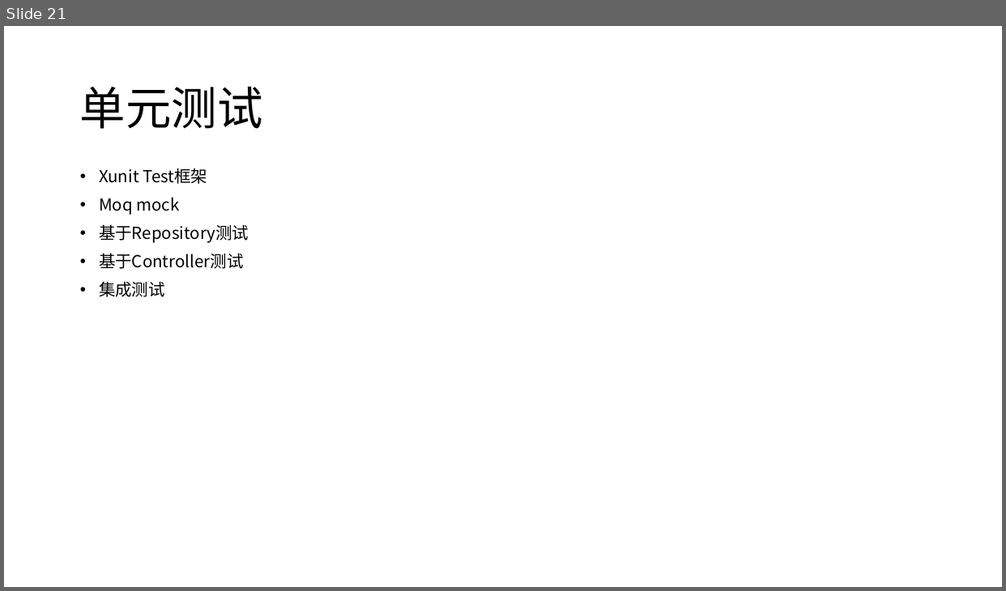
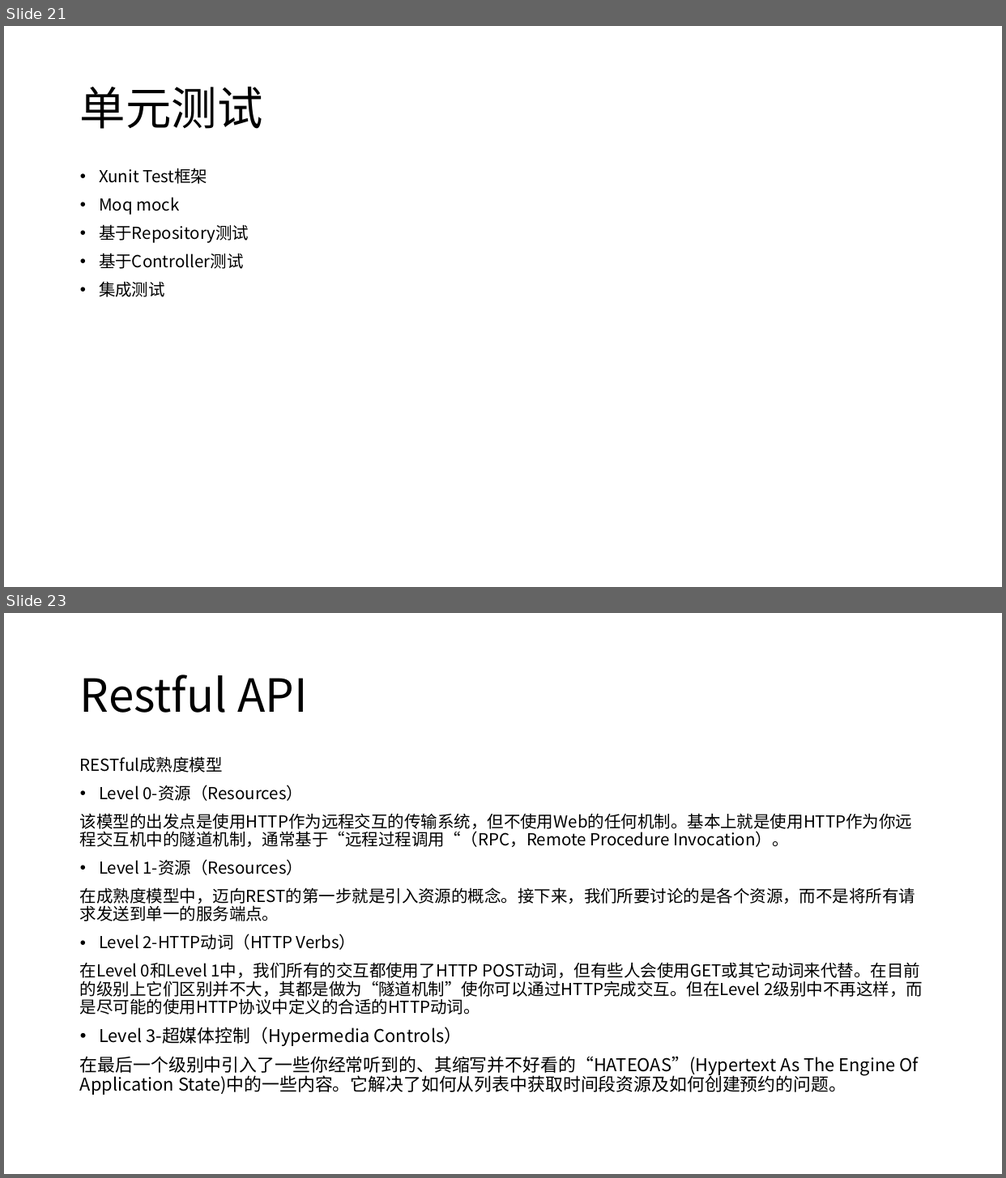
Before and after one commit to axzxs2001/aspnetcore5.0, a slide deck: aspnetcore3.0course/docs/aspnetcore3.0course.pptx. Shown one above the other, each under a label of ours: slide 21 before the commit, slides 21 and 23 after it; the slides between them are not shown. The pictures are 1006x591 and 1006x1178 pixels, drawn with LibreOffice and Linux fonts; fonts in the diff are those of the drawing. Boxes give left, top, right and bottom in pixels: in the first picture for what was removed or moved away, otherwise in the second. Text is boxed around its words. In the diff, an @@ line names an element or a change of style, - is before the commit and + after.

Commit message:
RESTFul API案例整理

```diff
--- a/aspnetcore3.0course/docs/aspnetcore3.0course.pptx
+++ b/aspnetcore3.0course/docs/aspnetcore3.0course.pptx
@@ slide 23 added at [4, 613, 1002, 1174], background #FFFFFF @@
@@ title added at [80, 675, 308, 713], 44 pt, text #000000 @@
+Restful API
@@ text added at [80, 756, 923, 1095], 16 pt, text #000000 @@
+RESTful成熟度模型
+• Level 0-资源（Resources）
+该模型的出发点是使用HTTP作为远程交互的传输系统，但不使用Web的任何机制。基本上就是使用HTTP作为你远程交互机中的隧道机制，通常基于“远程过程调用“（RPC，Remote Procedure Invocation）。
+• Level 1-资源（Resources）
+在成熟度模型中，迈向REST的第一步就是引入资源的概念。接下来，我们所要讨论的是各个资源，而不是将所有请求发送到单一的服务端点。
+• Level 2-HTTP动词（HTTP Verbs）
+在Level 0和Level 1中，我们所有的交互都使用了HTTP POST动词，但有些人会使用GET或其它动词来代替。在目前的级别上它们区别并不大，其都是做为“隧道机制”使你可以通过HTTP完成交互。但在Level 2级别中不再这样，而是尽可能的使用HTTP协议中定义的合适的HTTP动词。
+• Level 3-超媒体控制（Hypermedia Controls）
+在最后一个级别中引入了一些你经常听到的、其缩写并不好看的“HATEOAS”(Hypertext As The Engine Of Application State)中的一些内容。它解决了如何从列表中获取时间段资源及如何创建预约的问题。
```
Also in this commit, not shown: 1 other slide added, 4 other files.
